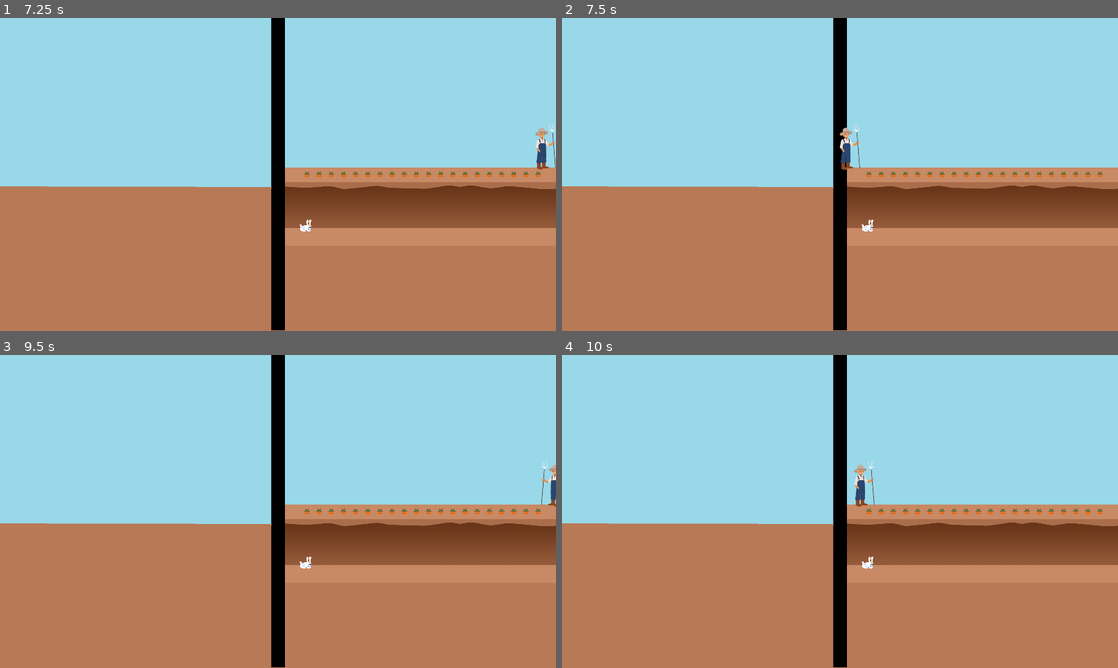
Above: before the commit, frames 1-4 (two rows, left to right).
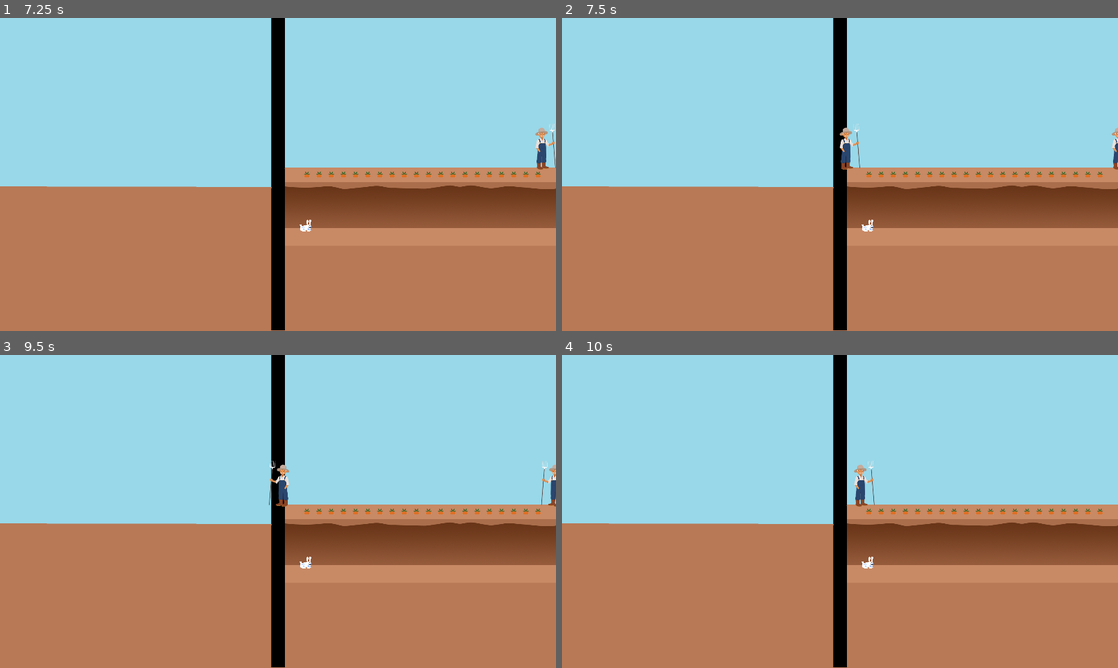
Above: after the commit, the same moments.

Repository: Brusi/ggj23
Game: Godot game, scene res://Game.tscn
The game is run twice, just before and just after one commit, with the same random seed, the same clock (stepped at 60 frames per second) and the same inputs.
Inputs:
- Up to frame 1 (7.25 s): tap Enter at 0.5, 5.75 s; hold D (farmer_right) 0.53-1.28 s; hold Down (rabbit_down) 1.28-2.03 s; tap Space at 2 s; hold D (farmer_right) 2.03-3.53 s; hold A (farmer_left) 3.53-5.03 s; hold Down (rabbit_down) 5.03-5.78 s; hold D (farmer_right) from 5.78 s (still down)
- Up to frame 2 (7.5 s): keep holding D (farmer_right)
- Up to frame 3 (9.5 s): release D (farmer_right) at 8.03 s; hold Down (rabbit_down) 8.03-8.78 s; tap Space at 8.75 s; hold A (farmer_left) from 8.78 s (still down)
- Up to frame 4 (10 s): release A (farmer_left) at 9.53 s; hold D (farmer_right) from 9.53 s (still down)

Frame 1 is identical in both runs. In frame 2, 0.1% of the frame differs, in the area x 98-100%, y 35-49%; in frame 3, 0.3%, in the area x 48-52%, y 33-49%; in frame 4, less than 0.1%.
Error in both runs: Invalid get index 'position' (on base: 'null instance'). (res://Carrot.gd:22)

Commit message:
Farmer wraps nicer now too

Diff:
--- a/project/Farmer.gd
+++ b/project/Farmer.gd
@@ -16,12 +16,14 @@
 		dir -= 1
 	position.x += speed * delta * dir
 
-	if position.x < min_x:
+	if position.x < min_x - 21:
 		position.x += (max_x - min_x)
-	elif position.x > max_x:
+	elif position.x > max_x - 21:
 		position.x -= (max_x - min_x)
 
 	if dir > 0:
 		$Sprite.flip_h = false
+		$Sprite/Clone.flip_h = false
 	elif dir < 0:
 		$Sprite.flip_h = true
+		$Sprite/Clone.flip_h = true
--- a/project/Farmer.tscn
+++ b/project/Farmer.tscn
@@ -9,3 +9,7 @@
 [node name="Sprite" type="Sprite" parent="."]
 position = Vector2( 1, -3 )
 texture = ExtResource( 1 )
+
+[node name="Clone" type="Sprite" parent="Sprite"]
+position = Vector2( 940, 0 )
+texture = ExtResource( 1 )
